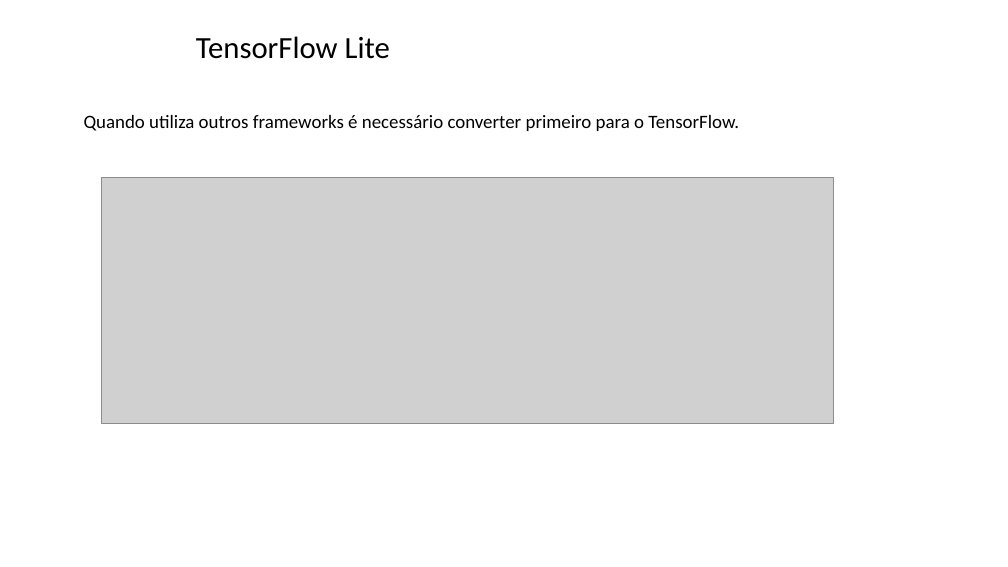
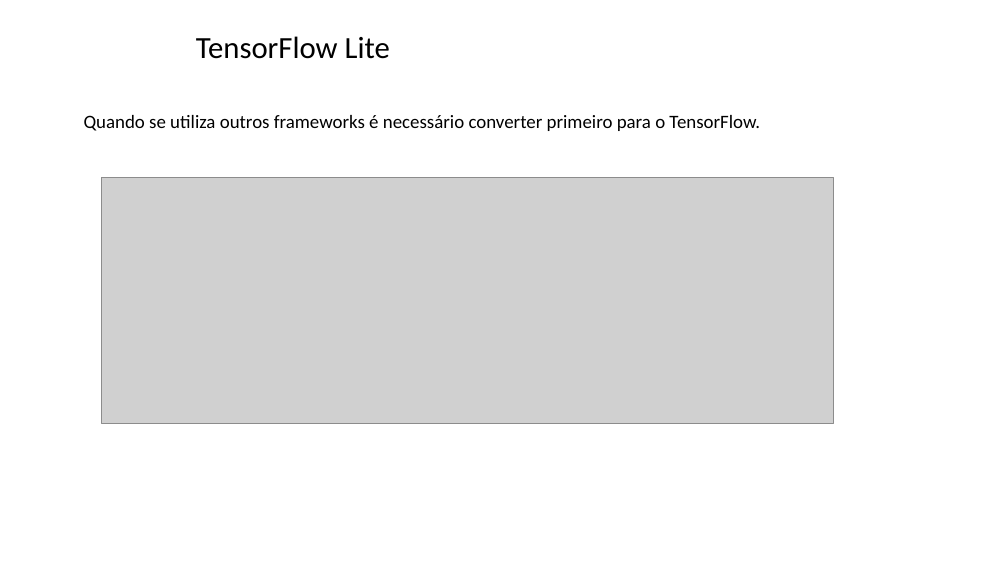
Before and after one commit to zz4fap/tp557-iot-ml, a slide deck: slide 31 of slides/TP557_14_introducao_tensorflowlite.pptx. Drawn at 1008x567 pixels with LibreOffice and Linux fonts; fonts in the diff are those of the drawing; grey boxes stand for pictures; background and template pictures are left out. Boxes give left, top, right and bottom in pixels: in the first picture for what was removed or moved away, otherwise in the second. Text is boxed around its words. In the diff, an @@ line names an element or a change of style, - is before the commit and + after.

```diff
--- a/slides/TP557_14_introducao_tensorflowlite.pptx
+++ b/slides/TP557_14_introducao_tensorflowlite.pptx
@@ text at <box>84,115,760,131</box>: text changed @@
-Quando utiliza outros frameworks é necessário converter primeiro para o TensorFlow.
+Quando se utiliza outros frameworks é necessário converter primeiro para o TensorFlow.
```
Also in this commit, not shown: 7 other slides changed.
